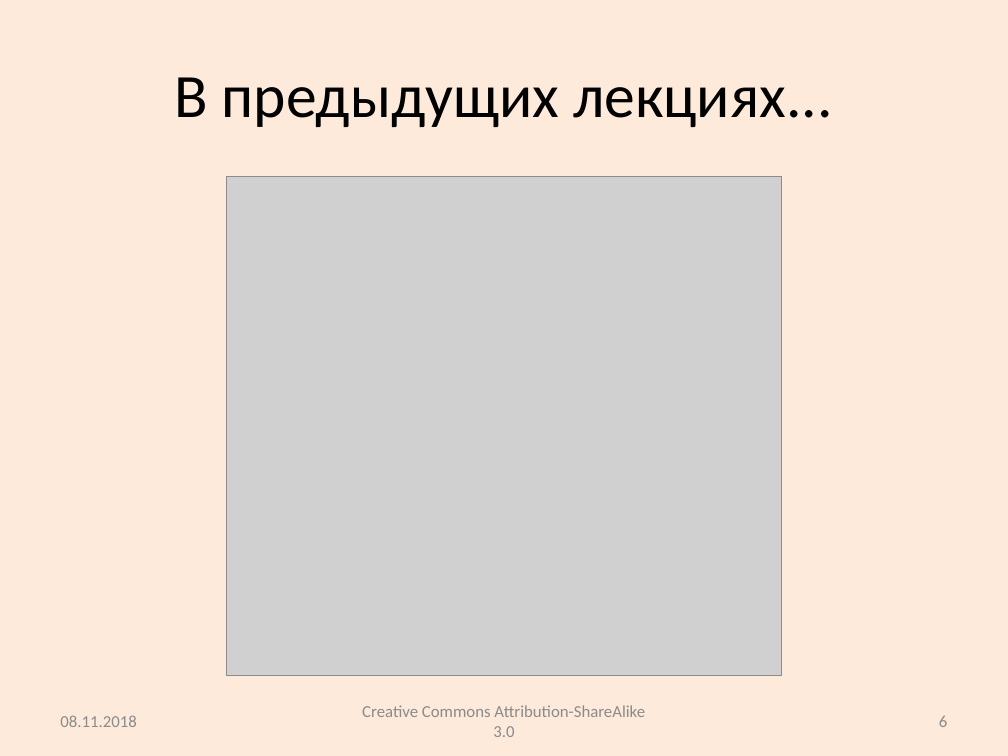
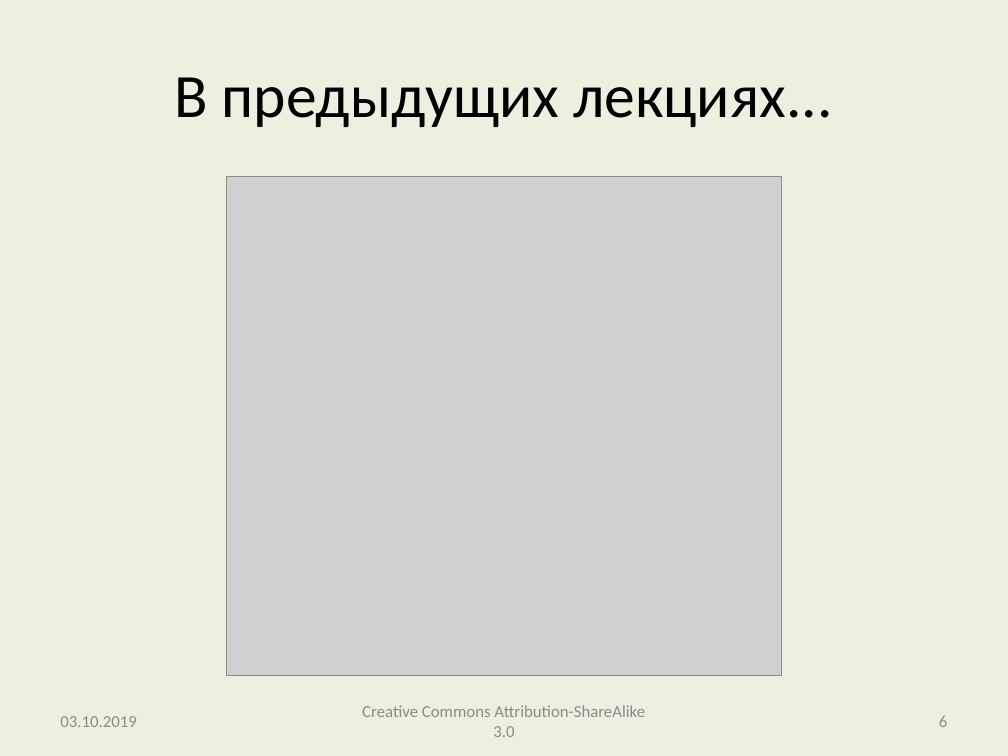
Before and after one commit to andrei-kuznetsov/android-lectures, a slide deck: slide 6 of lectures/Lecture005_Tasks_BackStack_Fragments.pptx. Drawn at 1008x756 pixels with LibreOffice and Linux fonts; fonts in the diff are those of the drawing; grey boxes stand for pictures. Boxes give left, top, right and bottom in pixels: in the first picture for what was removed or moved away, otherwise in the second. Text is boxed around its words. In the diff, an @@ line names an element or a change of style, - is before the commit and + after.

```diff
--- a/lectures/Lecture005_Tasks_BackStack_Fragments.pptx
+++ b/lectures/Lecture005_Tasks_BackStack_Fragments.pptx
@@ background #FDEADA to #EBF1DE @@
@@ text at box(60, 716, 136, 727): text changed @@
-08.11.2018
+03.10.2019
```
Also in this commit, not shown: 45 other slides changed, 8 slides added, 2 slides removed, 3 other files.
